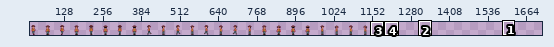
Sprite sheet: arts/player.png. The picture above shows the old version from afar; the outline marks the close-up.
Close-up. Before:
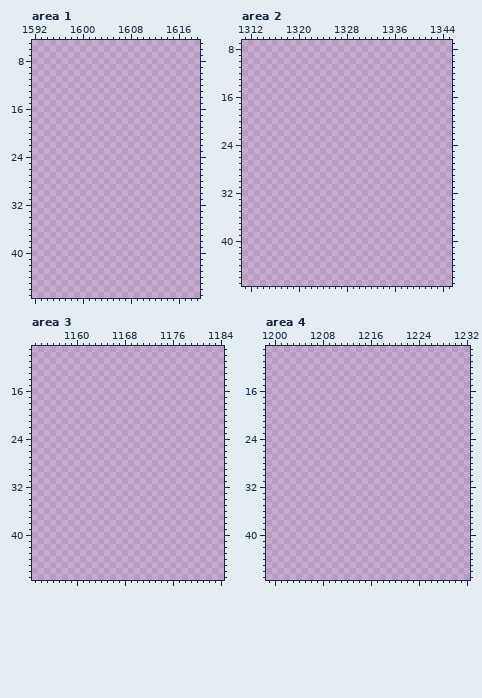
The file is 432x33 pixels. Shown: area 1: x 1592..1619, y 5..47; area 2: x 1311..1345, y 7..47; area 3: x 1153..1184, y 9..47; area 4: x 1199..1232, y 9..47. The old version is drawn lined up with the new one. The wide view leaves out empty margins. The commit also changed other parts of the picture, which this record leaves out.
The result:
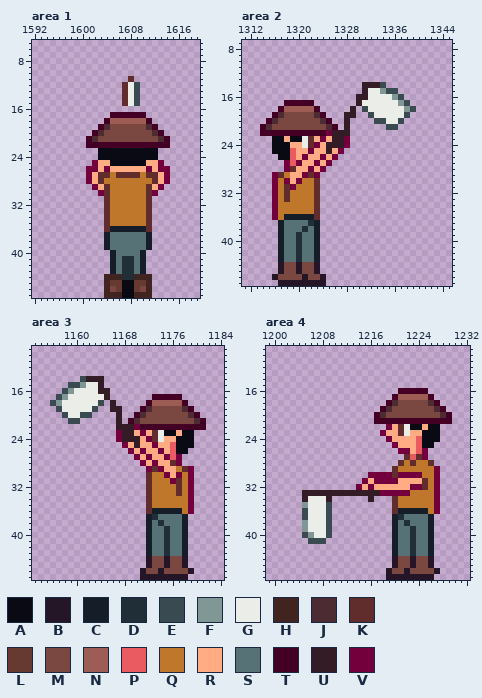
Palette (. is transparent): A #090a14  B #241527  C #151d28  D #202e37  E #394a50  F #819796  G #ebede9  H #41241f  J #4d2b32  K #602c2c  L #663931  M #7a4841  N #9d5d54  P #ea5b61  Q #be772b  R #ffab83  S #577277  T #440024  U #341c27  V #73003c
What changed:
canvas 432x33 -> 1728x48; drawings rearranged on the sheet (the old picture shows each at its new place)
Area 1:
y 11: x 1608 . -> K
y 12..15: x 1607..1609 ... -> KGE
y 17: x 1605..1610 ...... -> TTTTTT
y 18: x 1604..1611 ........ -> TNNNNNNT
y 19: x 1603..1612 .......... -> TJMMMMMMJT
y 20: x 1602..1613 ............ -> TJMMMMMMMMJT
y 21: x 1601..1614 .............. -> TJMMMMMMMMMMJT
y 22: x 1601..1614 .............. -> TTTTTTTTTTTTTT
y 23..24: x 1603..1612 .......... -> AAAAAAAAAA
y 25: x 1602..1613 ............ -> VRRAAAAAARRV
y 26: x 1601..1614 .............. -> VVRVRRRRRRVRVV
y 27: x 1601..1614 .............. -> VRKKQKKKKQKKRV
y 28: x 1601..1614 .............. -> VRKQQQQQQQQKRV
y 29: x 1602..1613 ............ -> VRKQQQQQQKRV
y 30: x 1603..1612 .......... -> VKQQQQQQKV
y 31..35: x 1604..1611 ........ -> KQQQQQQK
y 36: x 1604..1611 ........ -> KCCCCCCK
y 37..39: x 1604..1611 ........ -> CSSSSSSC
y 40: x 1605..1610 ...... -> CSSSSC
y 41..43: x 1605..1610 ...... -> CSDDSC
y 44: x 1604..1611 ........ -> HHHDDHHH
y 45: x 1604..1611 ........ -> HLLAALLH
y 46: x 1604..1611 ........ -> HMLAALMH
y 47: x 1604..1611 ........ -> HHHAAHHH
Area 2:
y 14: x 1331..1334 .... -> UUUE
y 15: x 1331..1336 ...... -> UGGFEE
y 16: x 1330..1337 ........ -> UUGGGGFE
y 17: x 1318..1322 ..... -> TTTTT; x 1330..1338 ......... -> UGGGGGGFE
y 18: x 1317..1323 ....... -> TNNNNNT; x 1329 . -> U; x 1331..1339 ......... -> EGGGGGGFE
y 19: x 1316..1324 ......... -> TJMMMMMJT; x 1328..1329 .. -> UU; x 1332..1338 ....... -> EGGGGGE
y 20: x 1315..1325 ........... -> TJMMMMMMMJT; x 1328 . -> U; x 1333..1337 ..... -> EEGGE
y 21: x 1314..1326 ............. -> TJMMMMMMMMMJT; x 1328 . -> U; x 1335..1336 .. -> EE
y 22: x 1314..1328 ............... -> TTTTTTTTTTTVUUU
y 23: x 1316..1328 ............. -> AARAAGKRVRUUV
y 24: x 1316..1328 ............. -> AAARRGKVRUUUV
y 25: x 1316..1327 ............ -> AAAPRRVRRURV
y 26: x 1317..1326 .......... -> AAPRVRRVRV
y 27: x 1318..1325 ........ -> VPVRRVRV
y 28: x 1318..1324 ....... -> VKRRVRV
y 29: x 1316..1323 ........ -> VKQRRVKV
y 30: x 1316..1323 ........ -> VQVRVQQK
y 31: x 1316..1323 ........ -> VQKVQQQK
y 32..33: x 1316..1323 ........ -> VQKQQQQK
y 34..35: x 1316..1323 ........ -> VQQQQQQK
y 36: x 1316..1323 ........ -> VQCCCCCK
y 37: x 1317..1323 ....... -> CSSSSDC
y 38: x 1317..1323 ....... -> CSSSDSC
y 39..43: x 1317..1323 ....... -> CSSDSSC
y 44..45: x 1317..1323 ....... -> BMMBMMB
y 46: x 1316..1324 ......... -> BMMMMBMMB
y 47: x 1317..1324 ........ -> BBBBBBBB
Area 3:
y 14: x 1161..1164 .... -> EUUU
y 15: x 1159..1164 ...... -> EEFGGU
y 16: x 1158..1165 ........ -> EFGGGGUU
y 17: x 1157..1165 ......... -> EFGGGGGGU; x 1173..1177 ..... -> TTTTT
y 18: x 1156..1164 ......... -> EFGGGGGGE; x 1166 . -> U; x 1172..1178 ....... -> TNNNNNT
y 19: x 1157..1163 ....... -> EGGGGGE; x 1166..1167 .. -> UU; x 1171..1179 ......... -> TJMMMMMJT
y 20: x 1158..1162 ..... -> EGGEE; x 1167 . -> U; x 1170..1180 ........... -> TJMMMMMMMJT
y 21: x 1159..1160 .. -> EE; x 1167 . -> U; x 1169..1181 ............. -> TJMMMMMMMMMJT
y 22: x 1167..1181 ............... -> UUUVTTTTTTTTTTT
y 23: x 1167..1179 ............. -> VUURVRKGAARAA
y 24: x 1167..1179 ............. -> VUUURVKGRRAAA
y 25: x 1168..1179 ............ -> VRURRVRRPAAA
y 26: x 1169..1178 .......... -> VRVRRVRPAA
y 27: x 1170..1177 ........ -> VRVRRVPV
y 28: x 1171..1177 ....... -> VRVRRKV
y 29: x 1172..1179 ........ -> VKVRRQKV
y 30: x 1172..1179 ........ -> KQQVRVQV
y 31: x 1172..1179 ........ -> KQQQVKQV
y 32..33: x 1172..1179 ........ -> KQQQQKQV
y 34..35: x 1172..1179 ........ -> KQQQQQQV
y 36: x 1172..1179 ........ -> KCCCCCQV
y 37: x 1172..1178 ....... -> CDSSSSC
y 38: x 1172..1178 ....... -> CSDSSSC
y 39..43: x 1172..1178 ....... -> CSSDSSC
y 44..45: x 1172..1178 ....... -> BMMBMMB
y 46: x 1171..1179 ......... -> BMMBMMMMB
y 47: x 1171..1178 ........ -> BBBBBBBB
Area 4:
y 16: x 1221..1225 ..... -> TTTTT
y 17: x 1220..1226 ....... -> TNNNNNT
y 18: x 1219..1227 ......... -> TJMMMMMJT
y 19: x 1218..1228 ........... -> TJMMMMMMMJT
y 20: x 1217..1229 ............. -> TJMMMMMMMMMJT
y 21: x 1217..1229 ............. -> TTTTTTTTTTTTT
y 22: x 1219..1227 ......... -> VRKGAARAA
y 23: x 1218..1227 .......... -> VRRKGRRAAA
y 24: x 1219..1227 ......... -> VRRRRPAAA
y 25: x 1220..1226 ....... -> VRRRPAA
y 26: x 1221..1225 ..... -> VVRPV
y 27: x 1222..1225 .... -> KPKV
y 28: x 1221..1226 ...... -> KQKQQK
y 29: x 1220..1227 ........ -> KQQQQQQV
y 30: x 1216..1227 ............ -> VVVVKVVVVQQV
y 31: x 1215..1227 ............. -> VRVVVVRRRRKQV
y 32: x 1214..1227 .............. -> VRVRRRRRRVVKQV
y 33: x 1205..1227 ....................... -> UUUUUUUUUUUUUVVVVVQQQQV
y 34: x 1205..1209 ..... -> UGGGU; x 1216 . -> U; x 1220..1227 ........ -> KQQQQQQV
y 35: x 1205..1209 ..... -> FGGGE; x 1220..1227 ........ -> KQQQQQQV
y 36: x 1205..1209 ..... -> EGGGE; x 1220..1227 ........ -> KCCCCCQV
y 37: x 1205..1209 ..... -> EGGGE; x 1220..1226 ....... -> CDSSSSC
y 38: x 1205..1209 ..... -> FGGGE; x 1220..1226 ....... -> CSDSSSC
y 39: x 1205..1209 ..... -> FGGGE; x 1220..1226 ....... -> CSSDSSC
y 40: x 1205..1209 ..... -> EFGGE; x 1220..1226 ....... -> CSSDSSC
y 41: x 1206..1208 ... -> EEE; x 1220..1226 ....... -> CSSDSSC
y 42..43: x 1220..1226 ....... -> CSSDSSC
y 44..45: x 1220..1226 ....... -> BMMBMMB
y 46: x 1219..1227 ......... -> BMMBMMMMB
y 47: x 1219..1226 ........ -> BBBBBBBB
